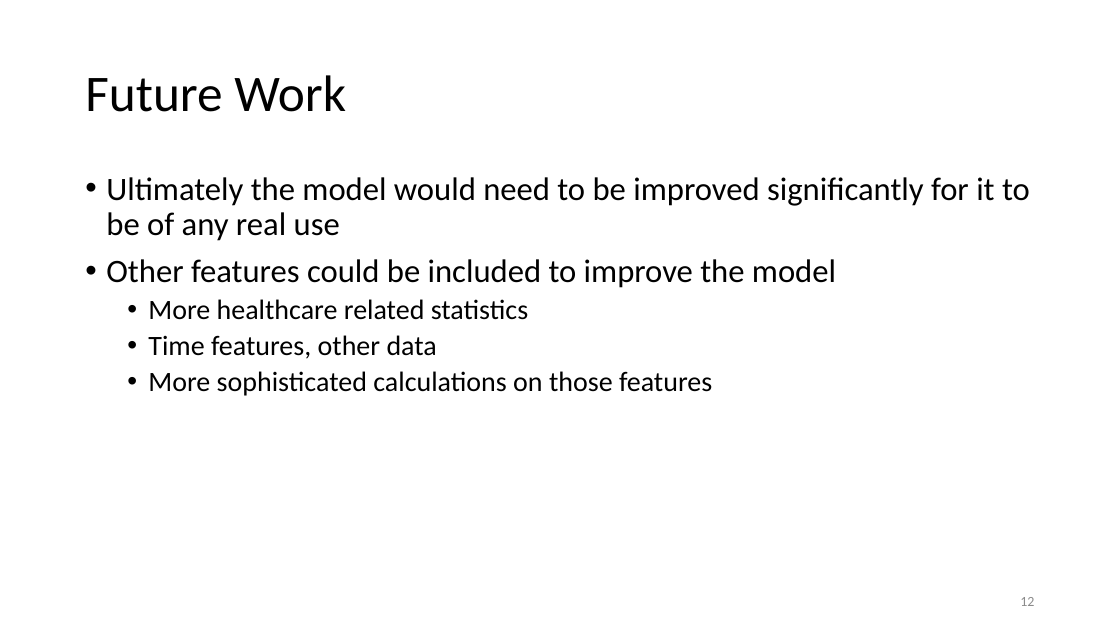
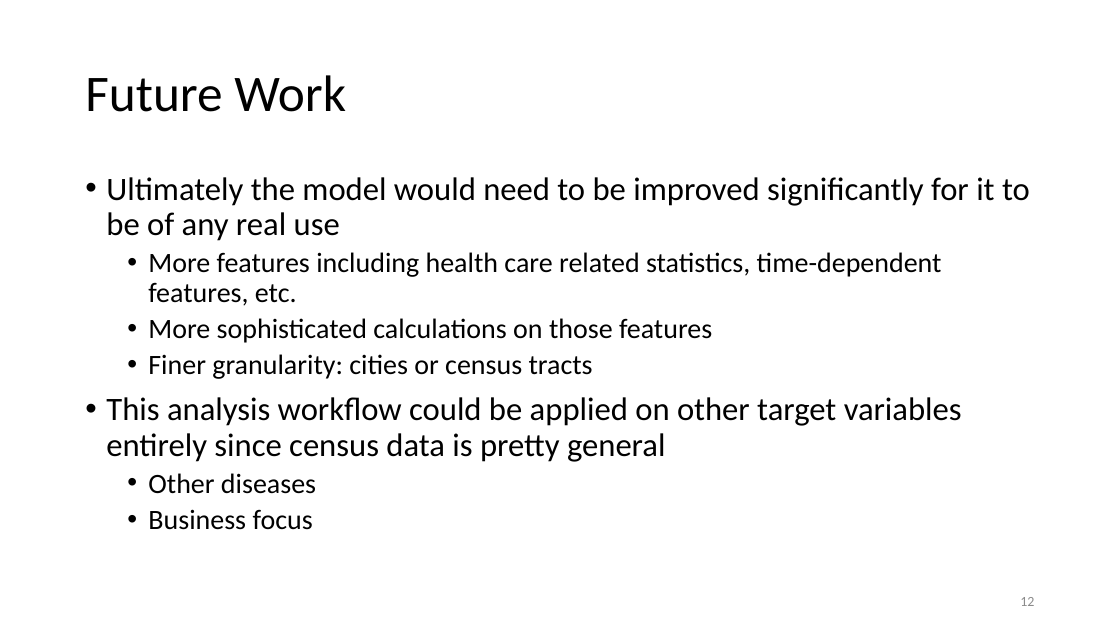
Before and after one commit to nkinnaird/CountyCovidIndexing, a slide deck: slide 12 of Presentation/CovidProjectPresentation.pptx. Drawn at 1120x630 pixels with LibreOffice and Linux fonts; fonts in the diff are those of the drawing. Boxes give left, top, right and bottom in pixels: in the first picture for what was removed or moved away, otherwise in the second. Text is boxed around its words. In the diff, an @@ line names an element or a change of style, - is before the commit and + after.

```diff
--- a/Presentation/CovidProjectPresentation.pptx
+++ b/Presentation/CovidProjectPresentation.pptx
@@ text at [148, 252, 942, 306]: text changed @@
-• Other features could be included to improve the model
-  • More healthcare related statistics
-  • Time features, other data
+  • More features including health care related statistics, time-dependent features, etc.
@@ text at [106, 354, 962, 530]: paragraphs added @@
+  • Finer granularity: cities or census tracts
+• This analysis workflow could be applied on other target variables entirely since census data is pretty general
+  • Other diseases
+  • Business focus
```
Also in this commit, not shown: 7 other slides changed, 3 slides added, 1 slide removed, 19 other files.
